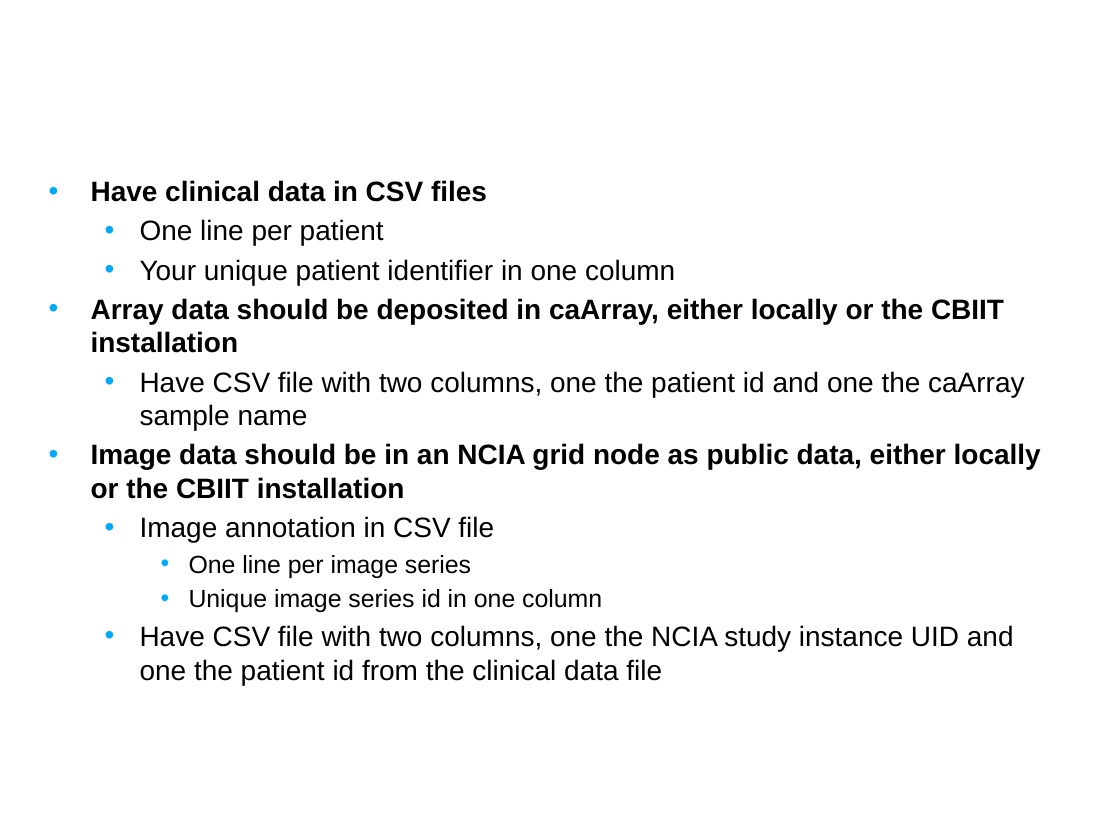
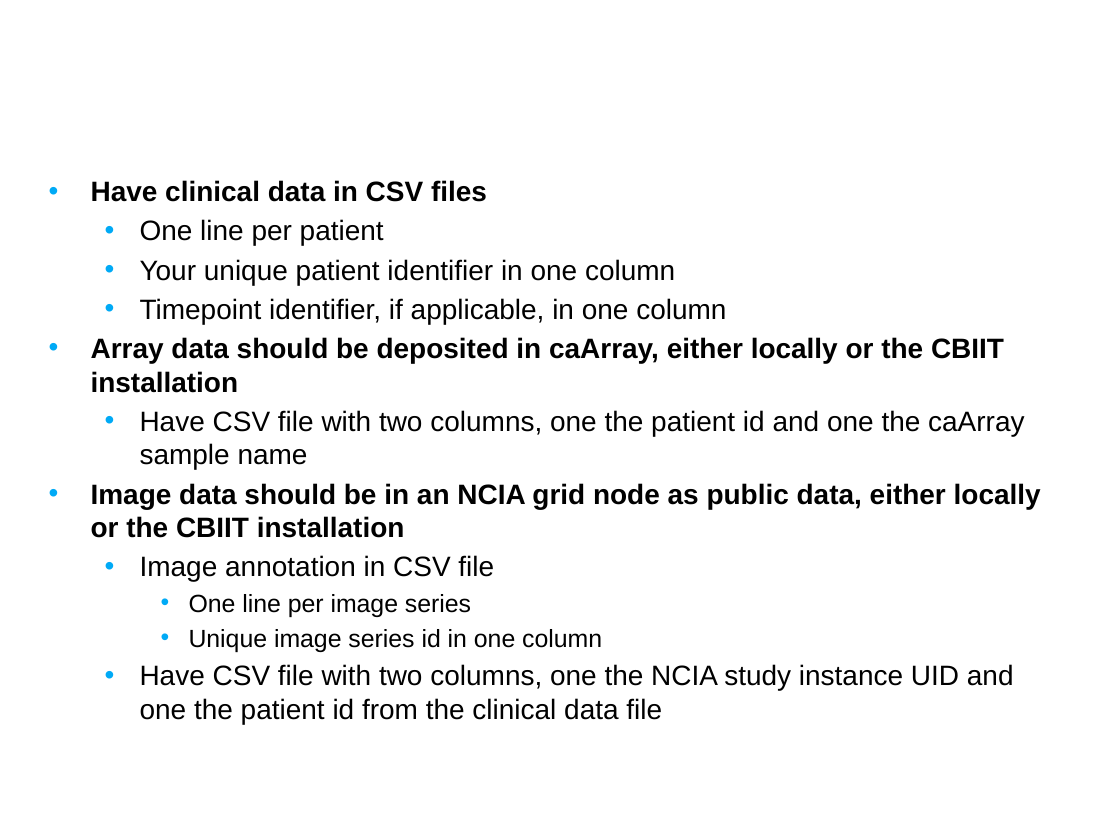
Before and after one commit to NCIP/caintegrator, a slide deck: slide 8 of docs/project_management/external_meetings/Pre Alpha Release Intro Slides.pptx. Drawn at 1120x840 pixels with LibreOffice and Linux fonts; fonts in the diff are those of the drawing; background and template pictures are left out. Boxes give left, top, right and bottom in pixels: in the first picture for what was removed or moved away, otherwise in the second. Text is boxed around its words. In the diff, an @@ line names an element or a change of style, - is before the commit and + after.

```diff
--- a/docs/project_management/external_meetings/Pre Alpha Release Intro Slides.pptx
+++ b/docs/project_management/external_meetings/Pre Alpha Release Intro Slides.pptx
@@ text at bbox=[140, 298, 726, 324]: paragraph added @@
+  • Timepoint identifier, if applicable, in one column
```
Also in this commit, not shown: 3 other slides changed.
